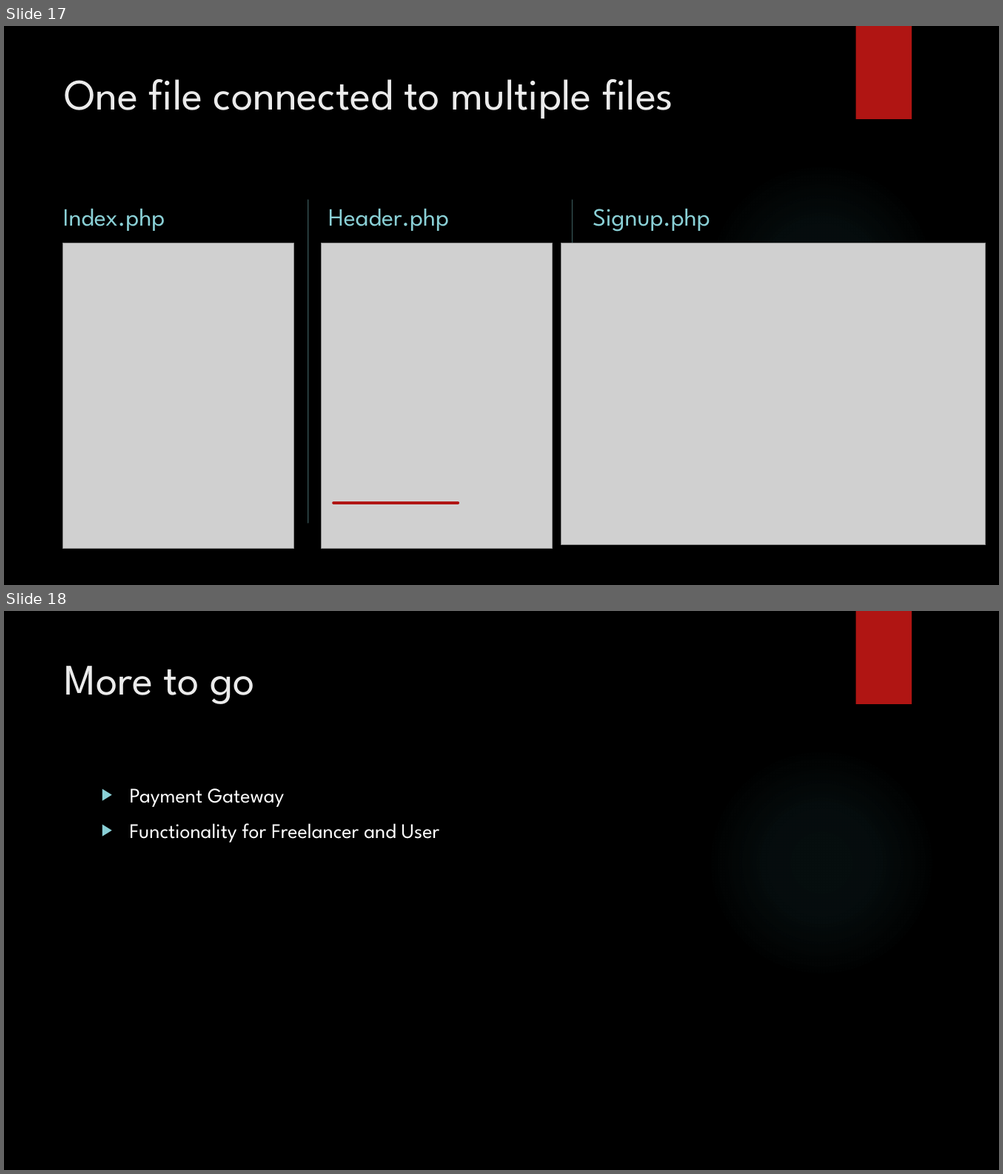
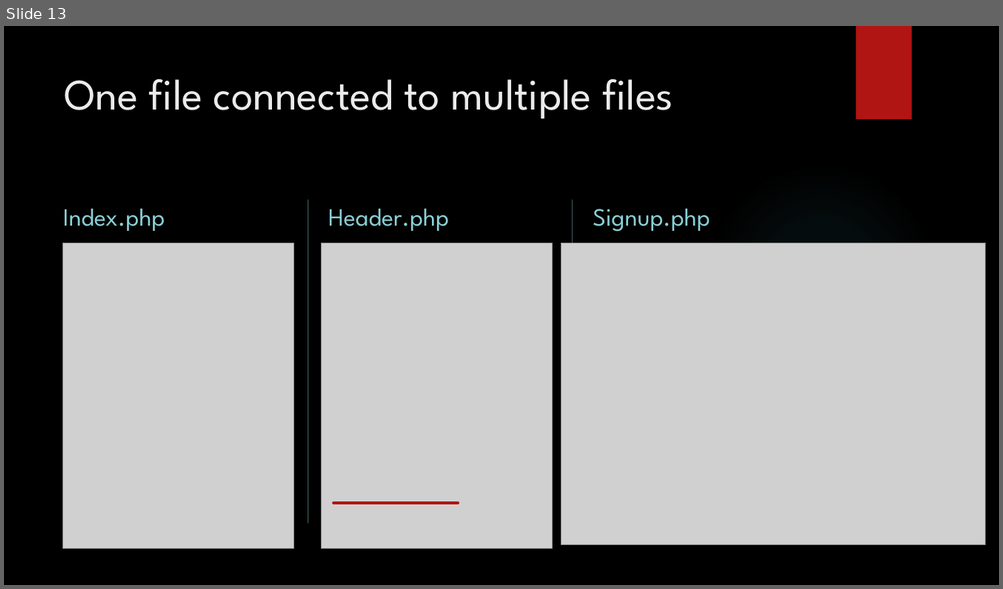
Before and after one commit to suyanthapa/Freelancing-Project, a slide deck: Documentation/Freelancing-Platform.pptx. Shown one above the other, each under a label of ours: slides 17 and 18 before the commit, slide 13 after it. The pictures are 1003x1174 and 1003x589 pixels, drawn with LibreOffice and Linux fonts; fonts in the diff are those of the drawing; grey boxes stand for pictures; background and template pictures are left out. Boxes give left, top, right and bottom in pixels: in the first picture for what was removed or moved away, otherwise in the second. Text is boxed around its words. In the diff, an @@ line names an element or a change of style, - is before the commit and + after.

```diff
--- a/Documentation/Freelancing-Platform.pptx
+++ b/Documentation/Freelancing-Platform.pptx
@@ slide 18 removed at (4,611,999,1170), background picture (left out); not listed: 2 template elements that a slide beside it also shows @@
@@ title removed at (64,666,256,704) @@
-More to go
@@ text removed at (130,789,440,843) @@
-▶ Payment Gateway
-▶ Functionality for Freelancer and User
@@ what was slide 17 is now slide 13 @@
```
Also in this commit, not shown: 4 slides changed, 2 slides added, 5 other slides removed, 4 other files.
